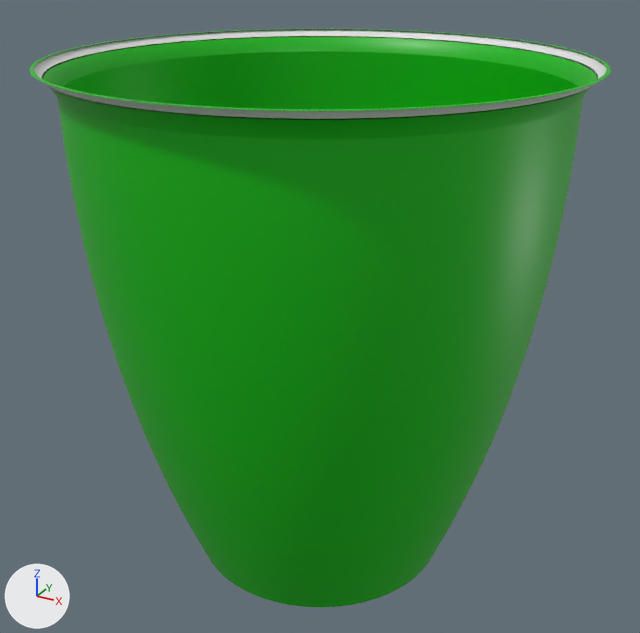
A saved change to the COLLADA model simulation/models/green_cup/meshes/outer_green.dae.
Both versions are drawn from a 50 mm camera at (0.091, -0.1655, 0.1418) aimed at (-0.0001, 0.0001, 0.059). Arrows for +X, +Y and +Z are at lower left; the lights stay in place. Where no turn or scale is listed for an object, it has been applied to the vertices.

In view in the first picture: 'SketchUp_002'.
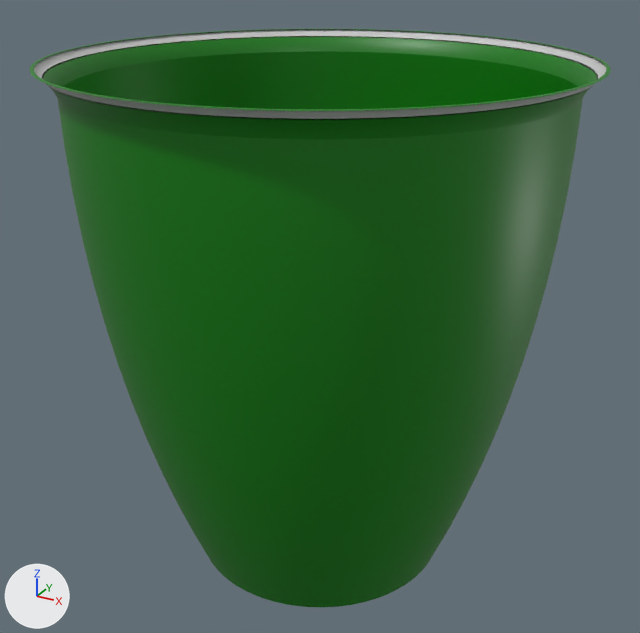
Boxes (x1, y1, x2, y2) around the edits, measured in the pictures (640 x 633 px):
```json
{"object": "SketchUp_002", "change": "recoloured", "before": [30, 29, 611, 607], "after": [30, 29, 611, 607]}
```

Edits to the scene script, one JSON object a line:
```json
{"op": "set", "path": "mat_color_g11.base_color", "old": "(0.0, 0.48, 0.0)", "new": "(0.0, 0.196, 0.0)", "note": "green #00b800 -> dark green #007a00"}
```
